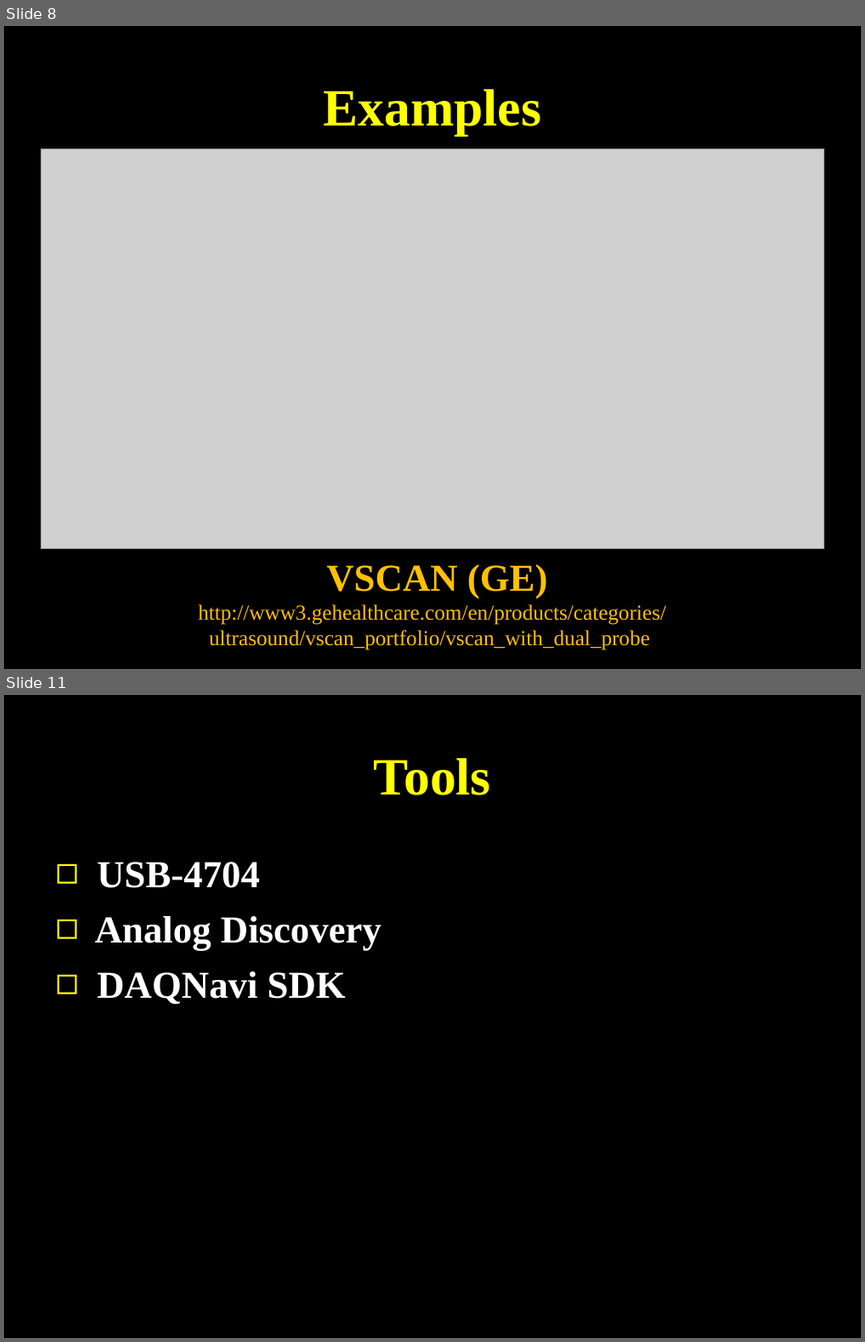
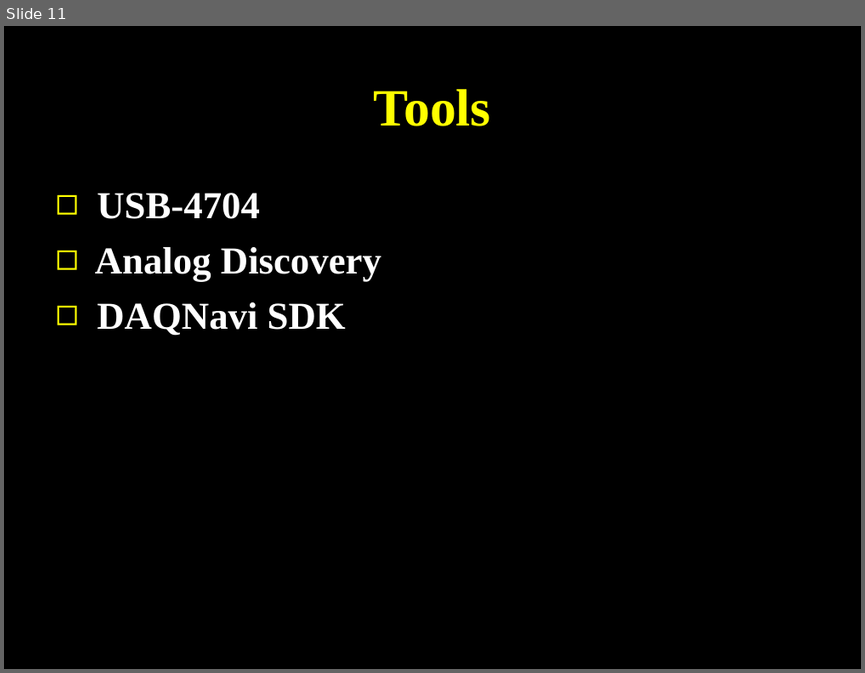
Before and after one commit to SJTUCourse/BI450, a slide deck: Lectures/2016 Fall/Lecture 1/Lecture 1.ppt. Shown one above the other, each under a label of ours: slides 8 and 11 before the commit, slide 11 after it; the slides between them are not shown. The pictures are 865x1342 and 865x673 pixels, drawn with LibreOffice and Linux fonts; fonts in the diff are those of the drawing; grey boxes stand for pictures. Boxes give left, top, right and bottom in pixels: in the first picture for what was removed or moved away, otherwise in the second. Text is boxed around its words. In the diff, an @@ line names an element or a change of style, - is before the commit and + after.

Commit message:
Update Lecture 1
Replace a picture in examples

```diff
--- a/Lectures/2016 Fall/Lecture 1/Lecture 1.ppt
+++ b/Lectures/2016 Fall/Lecture 1/Lecture 1.ppt
@@ slide 8 removed at [4, 26, 861, 669], background #000000 @@
@@ title removed at [324, 89, 542, 136] @@
-Examples
@@ picture removed at [41, 148, 825, 548] @@
@@ text removed at [198, 564, 666, 650] @@
-VSCAN (GE)
-http://www3.gehealthcare.com/en/products/categories/ultrasound/vscan_portfolio/vscan_with_dual_probe
```
Also in this commit, not shown: 4 slides changed, 1 slide added, 1 other file.
